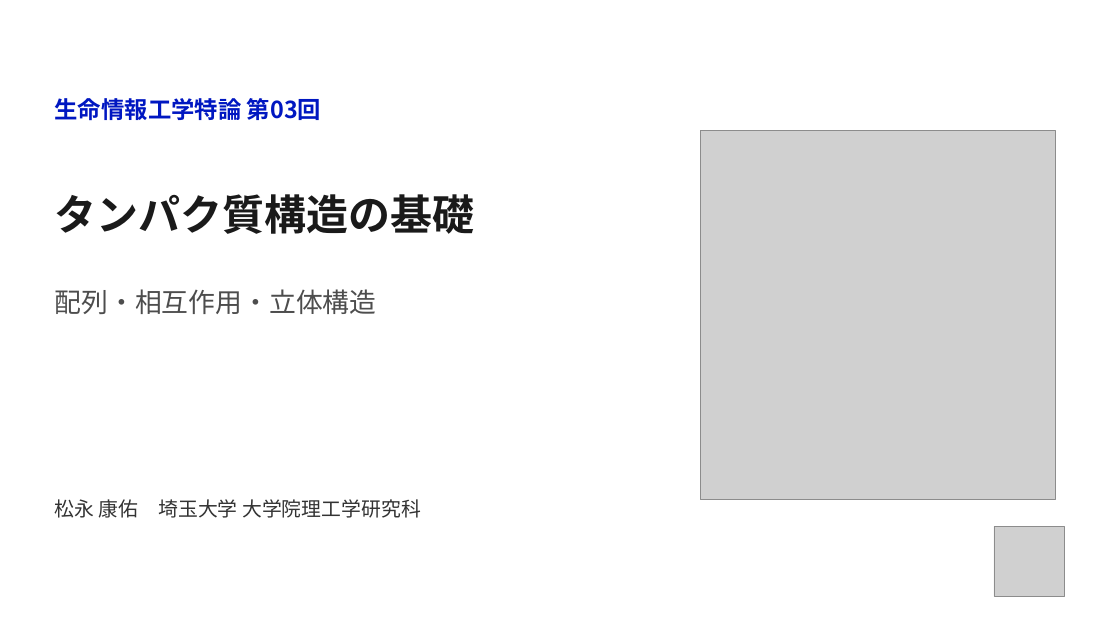
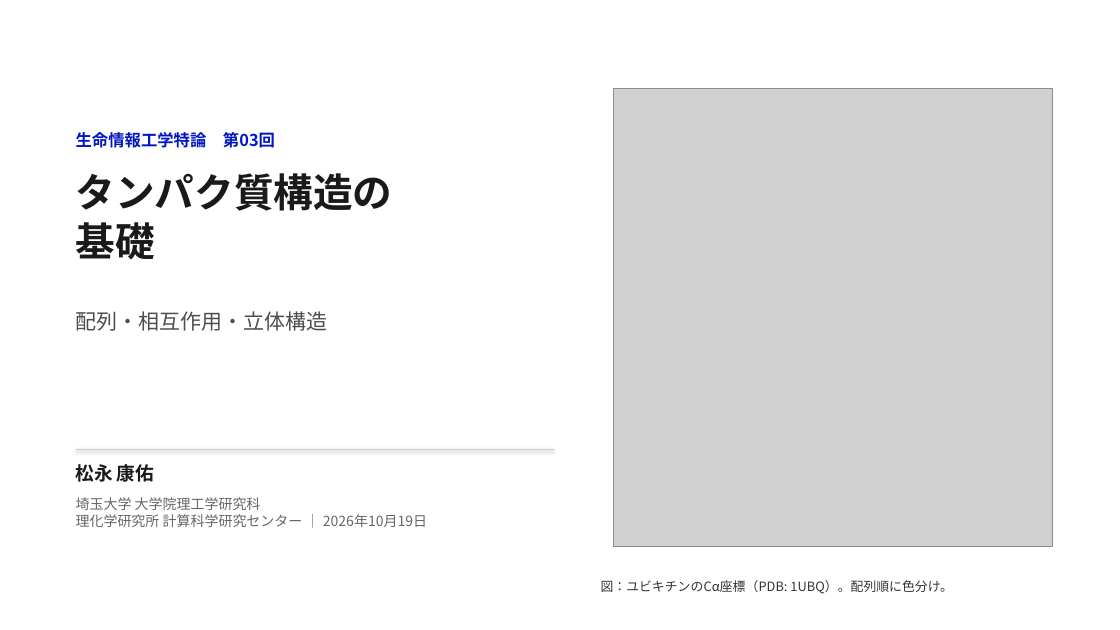
Before and after one commit to matsunagalab/lecture_bioinfo, a slide deck: slide 1 of 03_タンパク質構造の基礎/03_タンパク質構造の基礎.pptx. Drawn at 1120x630 pixels with LibreOffice and Linux fonts; fonts in the diff are those of the drawing; grey boxes stand for pictures. Boxes give left, top, right and bottom in pixels: in the first picture for what was removed or moved away, otherwise in the second. Text is boxed around its words. In the diff, an @@ line names an element or a change of style, - is before the commit and + after.

Commit message:
Unify lecture covers with concept figures and both affiliations

```diff
--- a/03_タンパク質構造の基礎/03_タンパク質構造の基礎.pptx
+++ b/03_タンパク質構造の基礎/03_タンパク質構造の基礎.pptx
@@ picture: place and size @@
-picture at [701,130,1056,500]
+picture at [613,88,1053,546]
@@ text "生命情報工学特論 第03回": place and size @@
-text "生命情報工学特論 第03回" at [55,98,321,121]
+text "生命情報工学特論 第03回" at [76,132,275,148]
@@ text "生命情報工学特論 第03回" at [76,132,275,148]: size 20 to 14 pt; line spacing 1.4 to 16.8pt @@
@@ text at [76,173,393,260]: text changed; size 36 to 34 pt @@
-タンパク質構造の基礎
+タンパク質構造の
+基礎
@@ text "配列・相互作用・立体構造": place and size @@
-text "配列・相互作用・立体構造" at [55,289,377,314]
+text "配列・相互作用・立体構造" at [76,311,328,331]
@@ text "配列・相互作用・立体構造" at [76,311,328,331]: size 23 to 18 pt; line spacing 1.4 to 27.9pt @@
@@ line added from (76, 450) to (555, 450), #CCCCCC 1 pt @@
@@ text added at [76,464,154,482], 16 pt, text #1A1A1A, bold @@
+松永 康佑
@@ text at [76,497,427,527]: text changed; size 17 to 12 pt; text colour #333333 to #666666 @@
-松永 康佑 埼玉大学 大学院理工学研究科
+埼玉大学 大学院理工学研究科
+理化学研究所 計算科学研究センター ｜ 2026年10月19日
@@ picture removed at [994,527,1064,597] @@
@@ text added at [601,580,952,594], 11 pt, text #333333 @@
+図：ユビキチンのCα座標（PDB: 1UBQ）。配列順に色分け。
```
Also in this commit, not shown: 4 other files.
